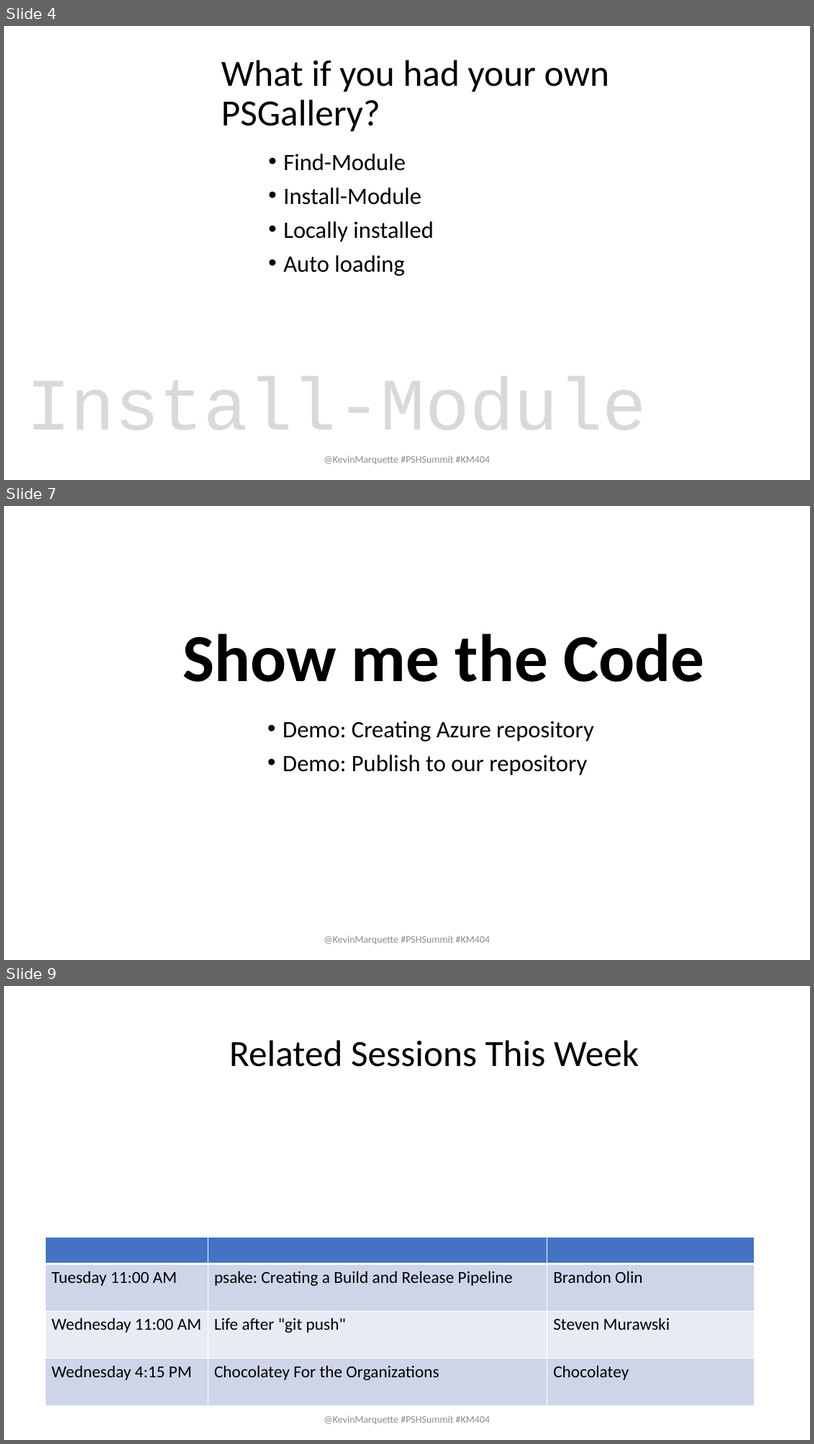
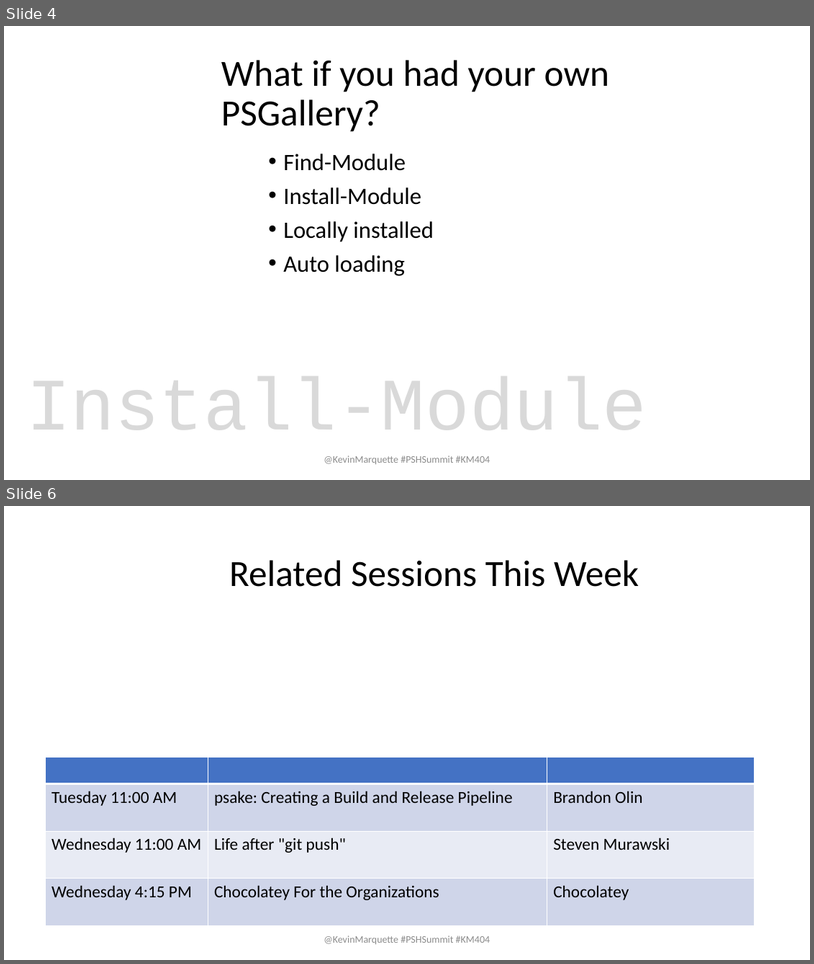
Before and after one commit to KevinMarquette/ManagingModulesPresentation, a slide deck: ManagingModulesPresentation.pptx. Shown one above the other, each under a label of ours: slides 4, 7 and 9 before the commit, slides 4 and 6 after it; the slides between them are not shown. The pictures are 814x1444 and 814x964 pixels, drawn with LibreOffice and Linux fonts; fonts in the diff are those of the drawing; background and template pictures are left out. Boxes give left, top, right and bottom in pixels: in the first picture for what was removed or moved away, otherwise in the second. Text is boxed around its words. In the diff, an @@ line names an element or a change of style, - is before the commit and + after.

```diff
--- a/ManagingModulesPresentation.pptx
+++ b/ManagingModulesPresentation.pptx
@@ slide 7 removed at <box>4,506,810,960</box>, background #FFFFFF @@
@@ text removed at <box>183,633,705,682</box> @@
-Show me the Code
@@ text removed at <box>283,721,594,775</box> @@
-• Demo: Creating Azure repository
-• Demo: Publish to our repository
@@ text removed at <box>324,935,490,944</box> @@
-@KevinMarquette #PSHSummit #KM404
@@ what was slide 9 is now slide 6 @@
```
Also in this commit, not shown: 4 slides changed, 2 other slides removed, 24 other files.
